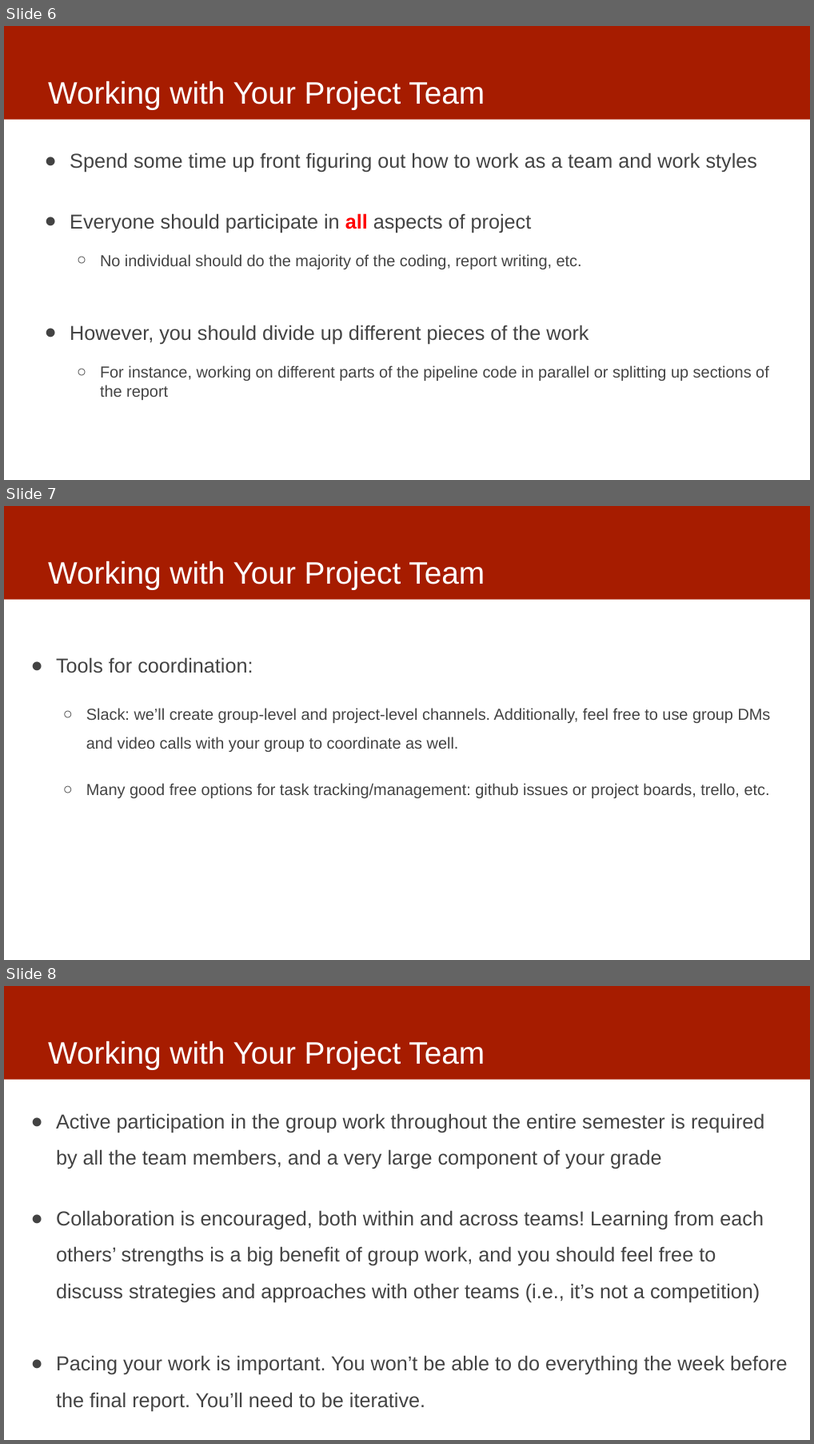
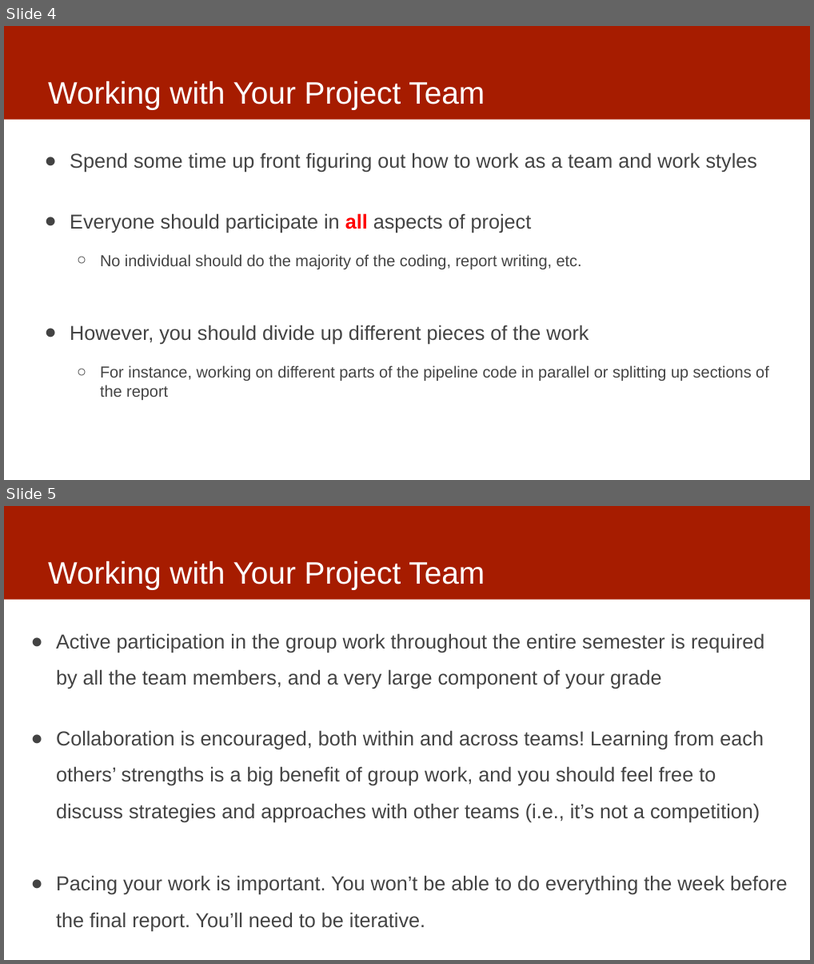
Before and after one commit to dssg/MLinPractice, a slide deck: Lectures/Lecture3-Data.pptx. Shown one above the other, each under a label of ours: slides 6, 7 and 8 before the commit, slides 4 and 5 after it. The pictures are 814x1444 and 814x964 pixels, drawn with LibreOffice and Linux fonts; fonts in the diff are those of the drawing. Boxes give left, top, right and bottom in pixels: in the first picture for what was removed or moved away, otherwise in the second. Text is boxed around its words. In the diff, an @@ line names an element or a change of style, - is before the commit and + after.

```diff
--- a/Lectures/Lecture3-Data.pptx
+++ b/Lectures/Lecture3-Data.pptx
@@ slide 7 removed at (x1=4, y1=506, x2=810, y2=960), background #FFFFFF; not listed: 1 template element that a slide beside it also shows @@
@@ title removed at (x1=48, y1=561, x2=485, y2=590) @@
-Working with Your Project Team
@@ text removed at (x1=56, y1=657, x2=771, y2=798) @@
-● Tools for coordination:
-  ○ Slack: we’ll create group-level and project-level channels. Additionally, feel free to use group DMs and video calls with your group to coordinate as well.
-  ○ Many good free options for task tracking/management: github issues or project boards, trello, etc.
@@ what was slide 6 is now slide 4 @@
@@ what was slide 8 is now slide 5 @@
```
Also in this commit, not shown: 3 slides changed, 2 slides added, 2 other slides removed, 1 other file.
